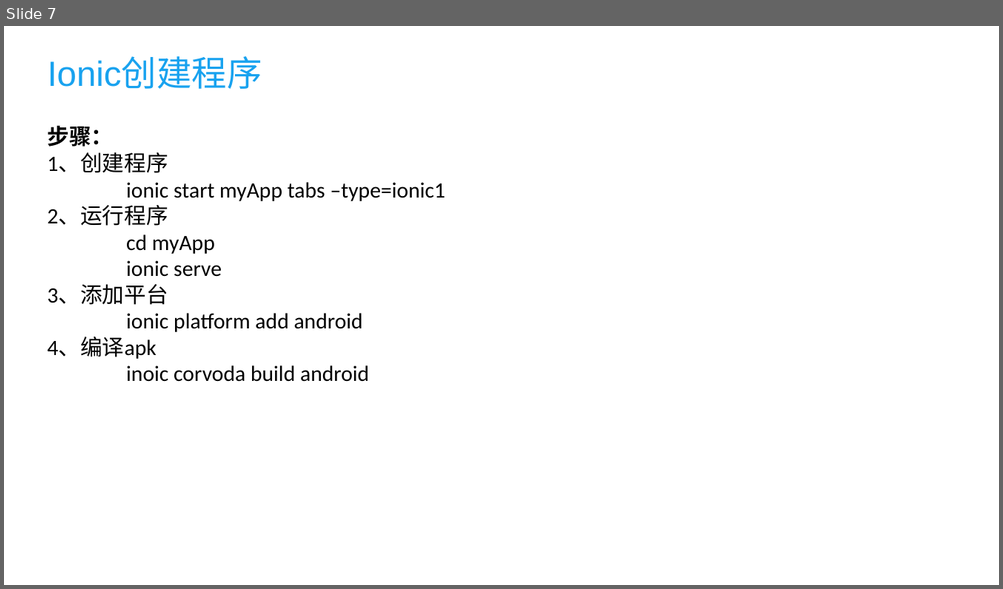
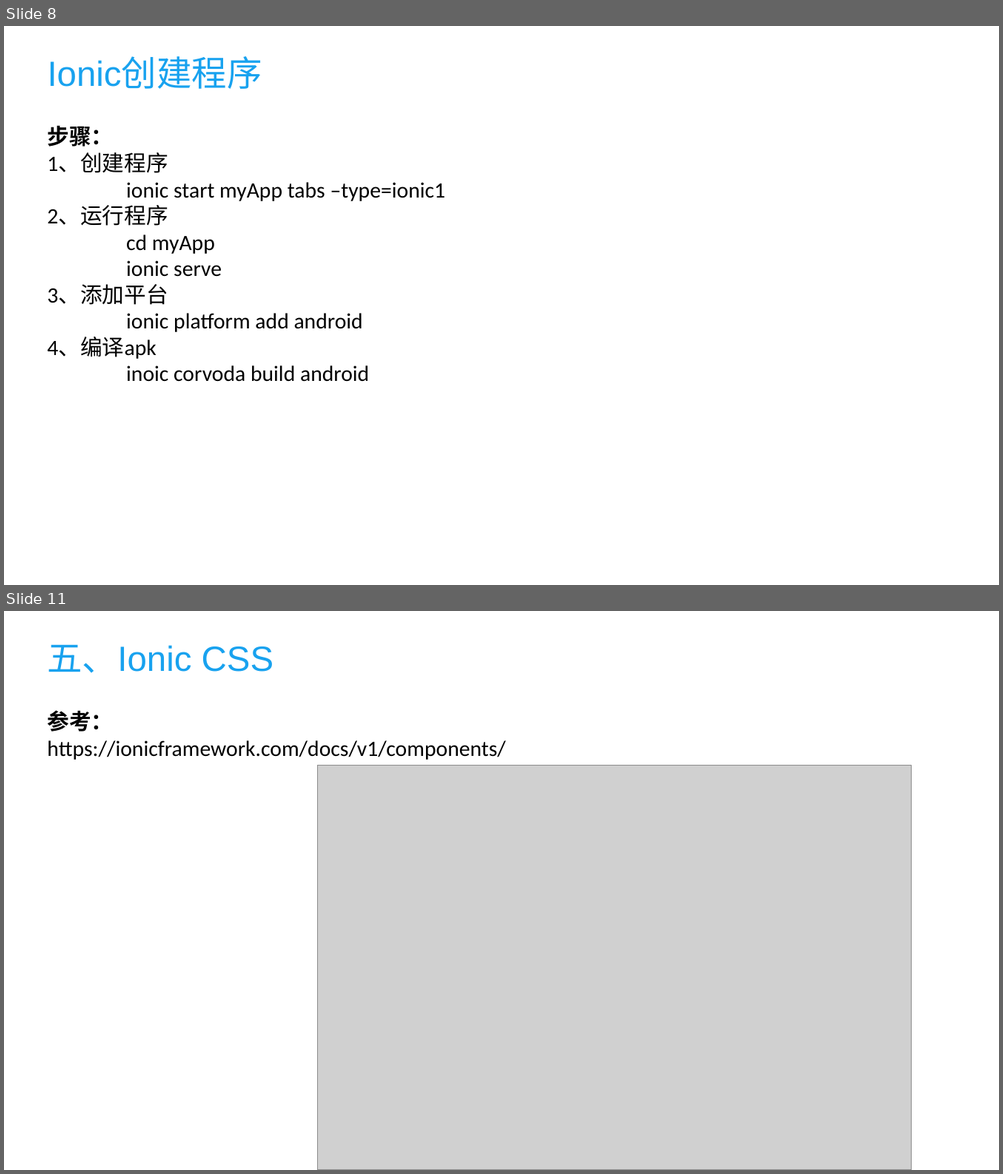
Before and after one commit to kuailewangzi1212/docs, a slide deck: ionic/ionic.pptx. Shown one above the other, each under a label of ours: slide 7 before the commit, slides 8 and 11 after it; the slides between them are not shown. The pictures are 1003x589 and 1003x1174 pixels, drawn with LibreOffice and Linux fonts; fonts in the diff are those of the drawing; grey boxes stand for pictures. Boxes give left, top, right and bottom in pixels: in the first picture for what was removed or moved away, otherwise in the second. Text is boxed around its words. In the diff, an @@ line names an element or a change of style, - is before the commit and + after.

Commit message:
windows ionic dev build

```diff
--- a/ionic/ionic.pptx
+++ b/ionic/ionic.pptx
@@ slide 11 added at box(4, 611, 999, 1170), background #FFFFFF @@
@@ title added at box(48, 644, 273, 673), 32 pt, text #18A2EF @@
+五、Ionic CSS
@@ text added at box(47, 710, 505, 760), 20 pt, text #000000 @@
+参考：
+https://ionicframework.com/docs/v1/components/
@@ picture added at box(317, 766, 911, 1170) @@
@@ what was slide 7 is now slide 8 @@
```
Also in this commit, not shown: 4 slides changed, 4 other slides added, 1 slide removed, 3 other files.
